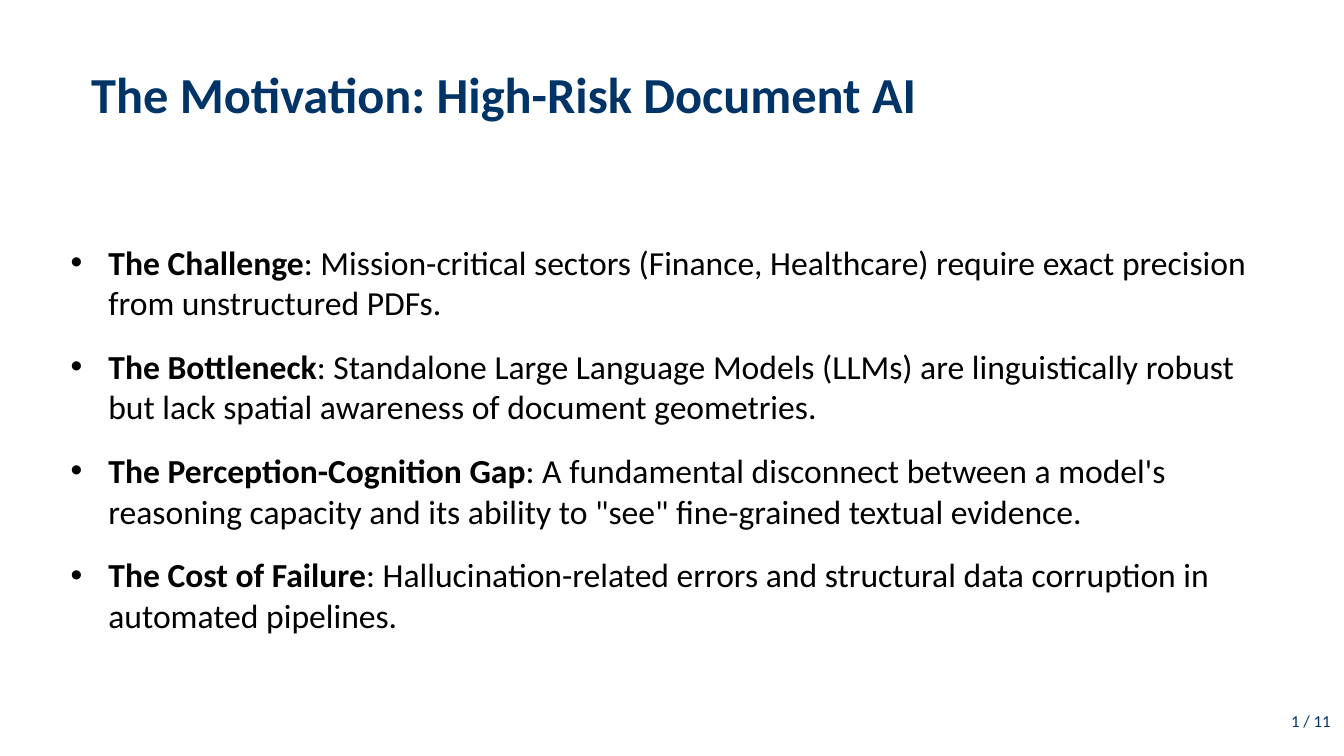
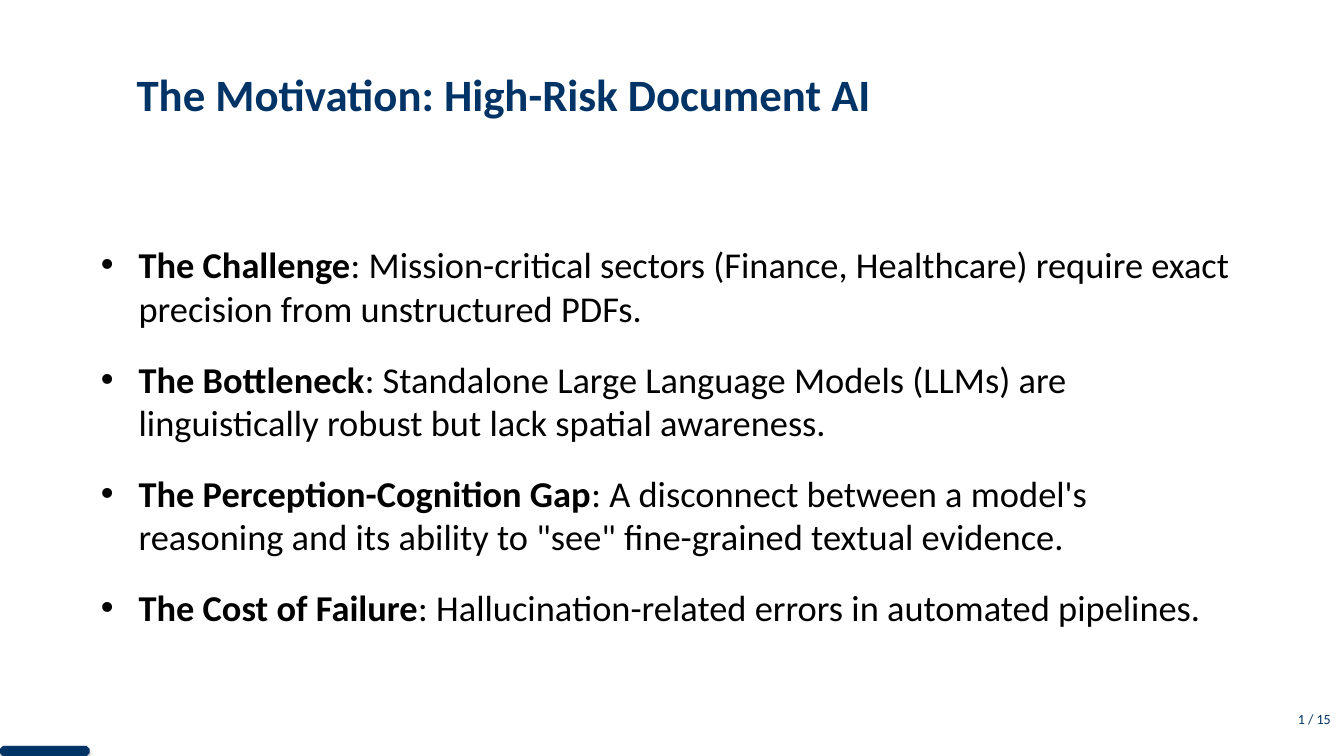
Before and after one commit to DESMOND135/DOCVQA-RAG-PERCEPTION-BENCHMARK, a slide deck: slide 2 of presentation/presentation.pptx. Drawn at 1344x756 pixels with LibreOffice and Linux fonts; fonts in the diff are those of the drawing. Boxes give left, top, right and bottom in pixels: in the first picture for what was removed or moved away, otherwise in the second. Text is boxed around its words. In the diff, an @@ line names an element or a change of style, - is before the commit and + after.

Commit message:
Defense Presentation Masterclass: Separated diagrams for visual impact, centralized all slide titles, and implemented a premium Navy Blue branding system with progress tracking.

```diff
--- a/presentation/presentation.pptx
+++ b/presentation/presentation.pptx
@@ title "The Motivation: High-Risk Document AI" at (137, 79, 870, 119): size 36 to 32 pt @@
@@ text "The Challenge: Mission-critical sectors (Finance, ...": place and size @@
-text "The Challenge: Mission-critical sectors (Finance, ..." at (108, 250, 1246, 634)
+text "The Challenge: Mission-critical sectors (Finance, ..." at (139, 251, 1229, 627)
@@ text at (139, 251, 1229, 328): size 24 to 26 pt in "The Challenge: Mission-critical sectors (Finance, Healthcare ..."; more space between paragraphs @@
@@ text at (139, 366, 1200, 627): text changed; size 24 to 26 pt @@
-• The Bottleneck: Standalone Large Language Models (LLMs) are linguistically robust but lack spatial awareness of document geometries.
-• The Perception-Cognition Gap: A fundamental disconnect between a model's reasoning capacity and its ability to "see" fine-grained textual evidence.
-• The Cost of Failure: Hallucination-related errors and structural data corruption in automated pipelines.
+• The Bottleneck: Standalone Large Language Models (LLMs) are linguistically robust but lack spatial awareness.
+• The Perception-Cognition Gap: A disconnect between a model's reasoning and its ability to "see" fine-grained textual evidence.
+• The Cost of Failure: Hallucination-related errors in automated pipelines.
@@ text at (1298, 715, 1331, 724): text changed; size 12 to 10 pt @@
-1 / 11
+1 / 15
@@ octagon added at (0, 746, 90, 756), fill #003366 @@
```
Also in this commit, not shown: 11 other slides changed, 4 slides added, 2 other files.
